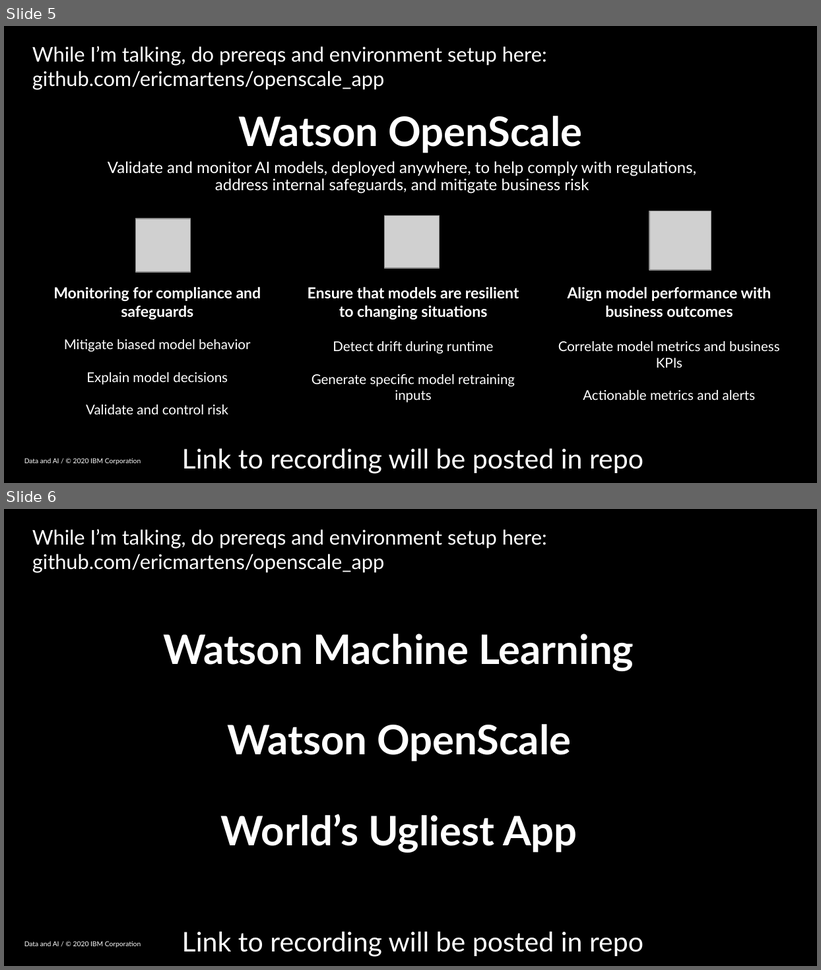
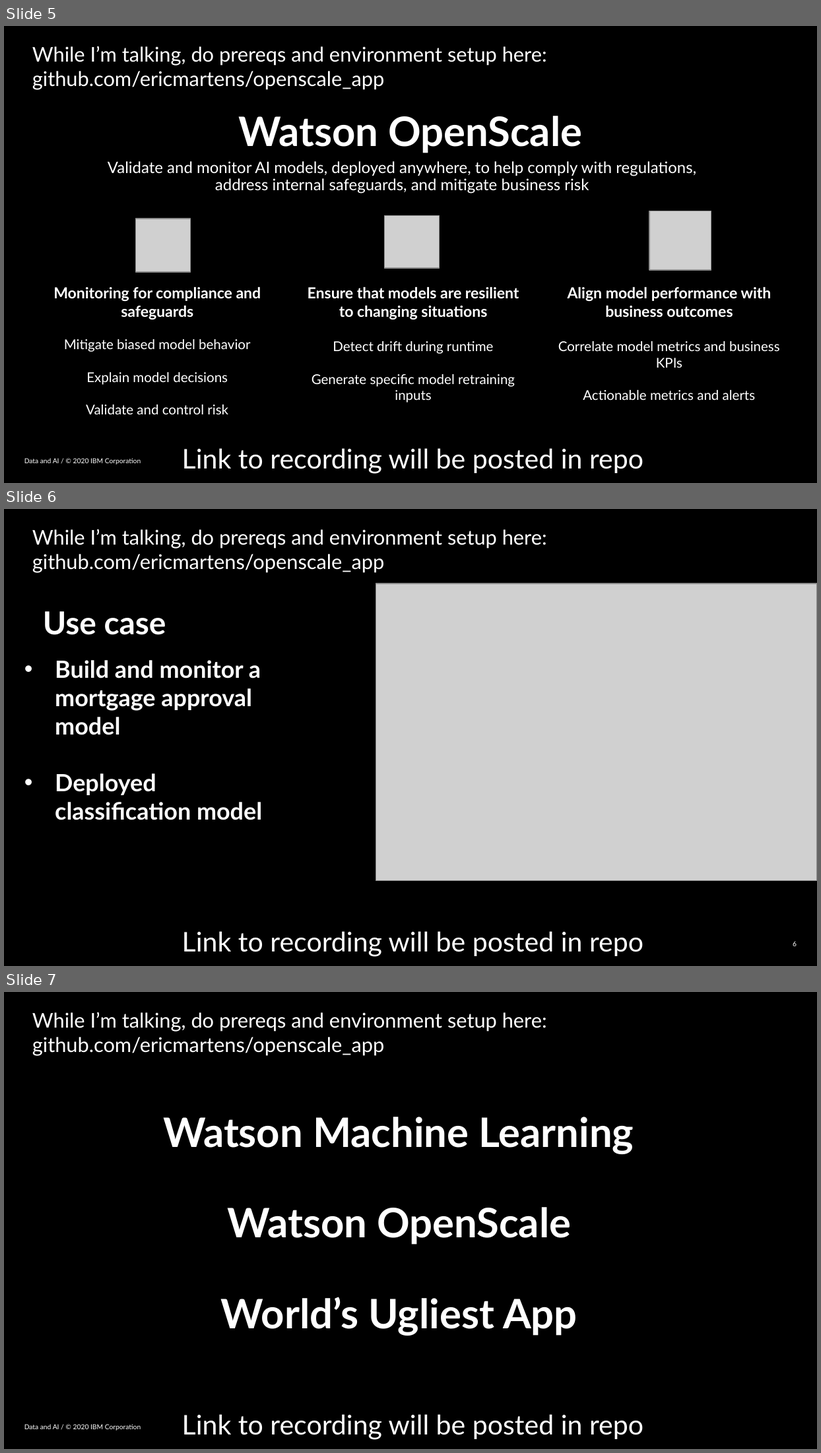
Before and after one commit to ericmartens/openscale_app, a slide deck: slides.pptx. Shown one above the other, each under a label of ours: slides 5 and 6 before the commit, slides 5, 6 and 7 after it. The pictures are 821x970 and 821x1453 pixels, drawn with LibreOffice and Linux fonts; fonts in the diff are those of the drawing; grey boxes stand for pictures. Boxes give left, top, right and bottom in pixels: in the first picture for what was removed or moved away, otherwise in the second. Text is boxed around its words. In the diff, an @@ line names an element or a change of style, - is before the commit and + after.

```diff
--- a/slides.pptx
+++ b/slides.pptx
@@ slide 6 added at <box>4,509,817,966</box>, background #000000 @@
@@ text added at <box>32,529,547,573</box>, 18 pt, text #FFFFFF @@
+While I’m talking, do prereqs and environment setup here:
+github.com/ericmartens/openscale_app
@@ title added at <box>374,531,447,545</box>, 24 pt, text #000000 @@
+Demo
@@ picture added at <box>376,584,817,881</box> @@
@@ text added at <box>43,611,166,635</box>, 28 pt, text #FFFFFF, bold @@
+Use case
@@ text added at <box>55,660,262,821</box>, 21 pt, text #FFFFFF, bold @@
+• Build and monitor a mortgage approval model
+• Deployed classification model
@@ text added at <box>182,931,644,957</box>, 24 pt, text #FFFFFF @@
+Link to recording will be posted in repo
@@ page number added at <box>793,941,797,947</box>, 6 pt, text #FFFFFF @@
+6
@@ what was slide 6 is now slide 7 @@
```
Also in this commit, not shown: 1 other file.
